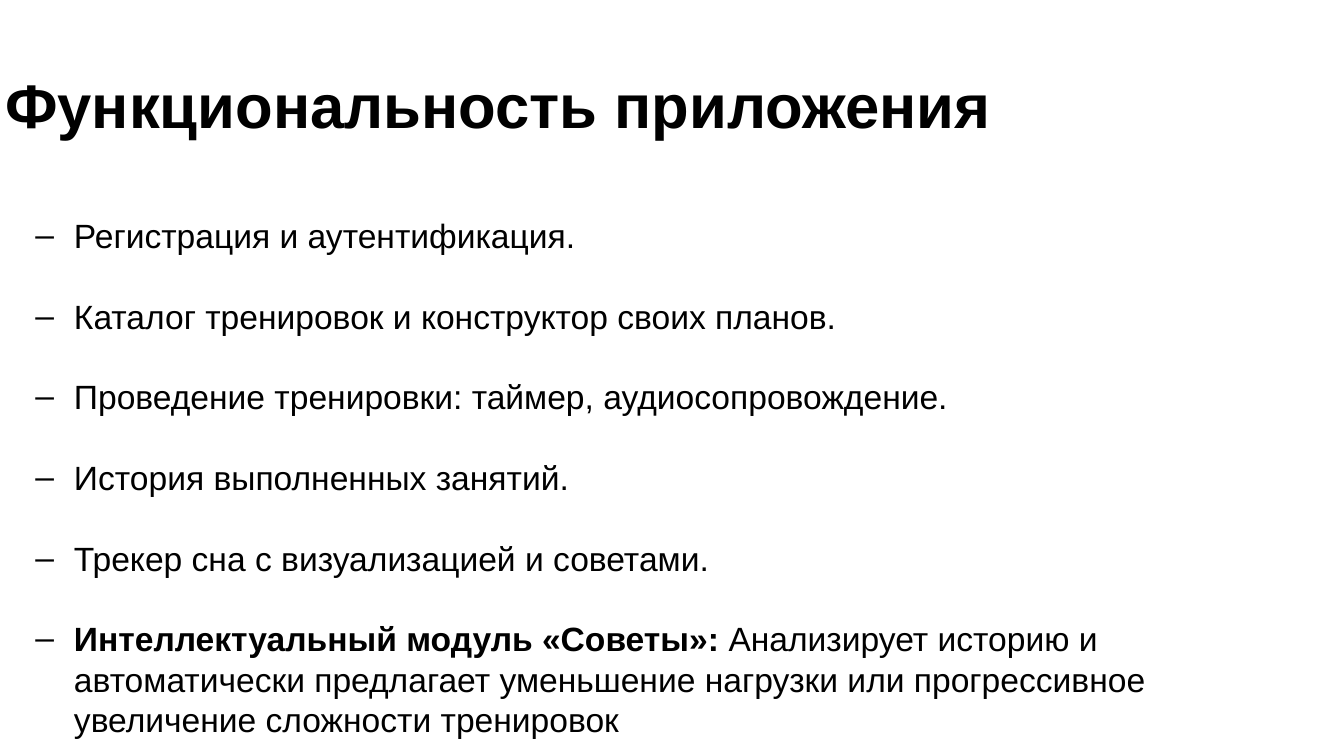
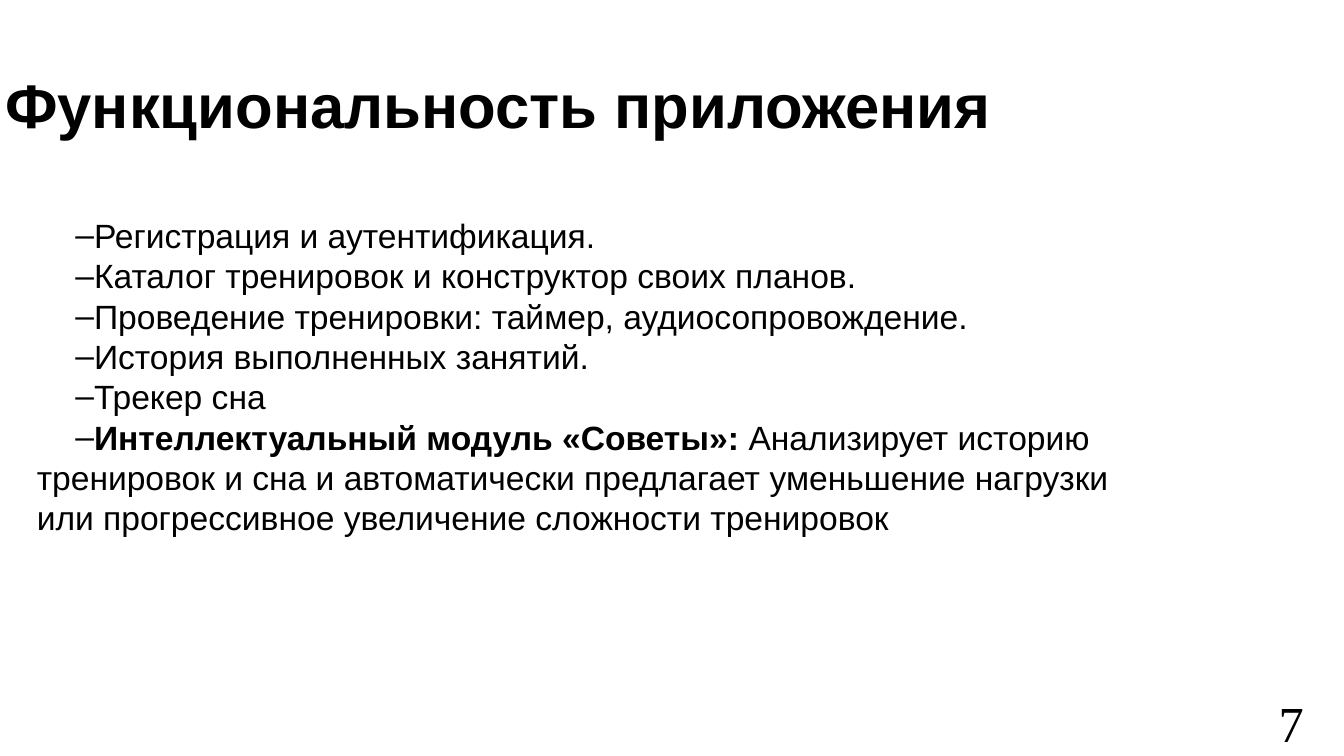
Before and after one commit to vafeenHub/VSU-scientific-activities_6-7-8-semester, a slide deck: slide 7 of src/works/diploma/presentation.odp. Drawn at 1344x756 pixels with LibreOffice and Linux fonts; fonts in the diff are those of the drawing. Boxes give left, top, right and bottom in pixels: in the first picture for what was removed or moved away, otherwise in the second. Text is boxed around its words. In the diff, an @@ line names an element or a change of style, - is before the commit and + after.

```diff
--- a/src/works/diploma/presentation.odp
+++ b/src/works/diploma/presentation.odp
@@ text at bbox=[75, 223, 967, 375]: indent changed @@
@@ text at bbox=[37, 386, 1108, 537]: text changed @@
-– Трекер сна с визуализацией и советами.
-– Интеллектуальный модуль «Советы»: Анализирует историю и автоматически предлагает уменьшение нагрузки или прогрессивное увеличение сложности тренировок
+– Трекер сна
+– Интеллектуальный модуль «Советы»: Анализирует историю тренировок и сна и автоматически предлагает уменьшение нагрузки или прогрессивное увеличение сложности тренировок
@@ text added at bbox=[1279, 709, 1304, 742], 36 pt, text #000000 @@
+7
```
Also in this commit, not shown: 7 other slides changed, 8 other files.
